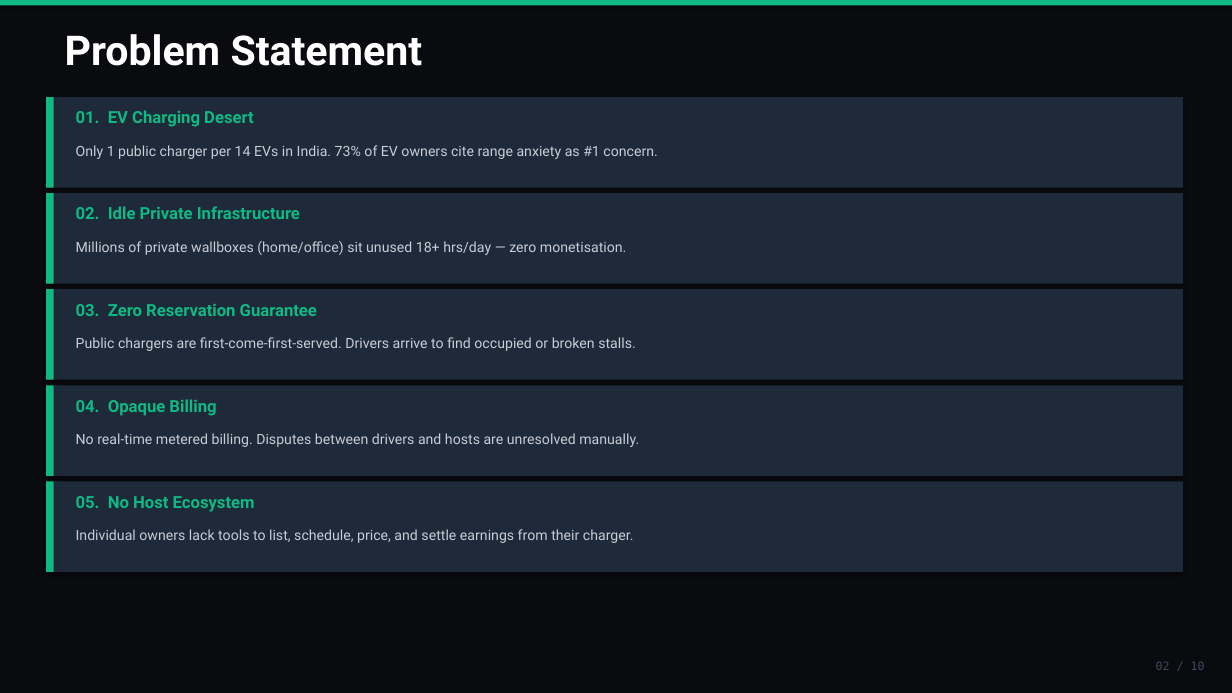
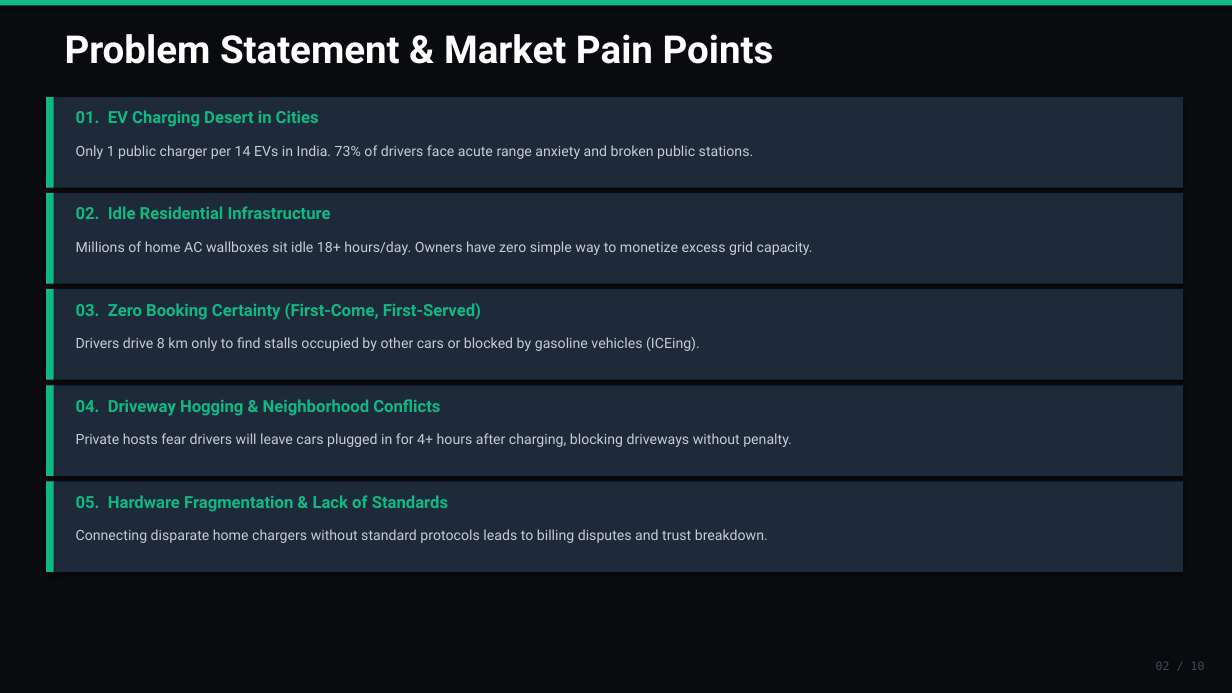
Before and after one commit to Imafrah/Volt-Garage, a slide deck: slide 2 of ImCharge_Techthon2026_Round2_GoodCode.pptx. Drawn at 1232x693 pixels with LibreOffice and Linux fonts; fonts in the diff are those of the drawing. Boxes give left, top, right and bottom in pixels: in the first picture for what was removed or moved away, otherwise in the second. Text is boxed around its words. In the diff, an @@ line names an element or a change of style, - is before the commit and + after.

Commit message:
docs(presentation): update 10-slide deck with Originkit kinetic dock, Gemini Volt Copilot, driveway idle fee engine, and OCPP test bench

```diff
--- a/ImCharge_Techthon2026_Round2_GoodCode.pptx
+++ b/ImCharge_Techthon2026_Round2_GoodCode.pptx
@@ text at bbox=[65, 34, 774, 64]: text changed; size 32 to 30 pt @@
-Problem Statement
+Problem Statement & Market Pain Points
@@ text at bbox=[76, 110, 319, 127]: text changed @@
-01. EV Charging Desert
+01. EV Charging Desert in Cities
@@ text at bbox=[76, 145, 754, 159]: text changed @@
-Only 1 public charger per 14 EVs in India. 73% of EV owners cite range anxiety as #1 concern.
+Only 1 public charger per 14 EVs in India. 73% of drivers face acute range anxiety and broken public stations.
@@ text at bbox=[76, 206, 331, 219]: text changed @@
-02. Idle Private Infrastructure
+02. Idle Residential Infrastructure
@@ text at bbox=[76, 241, 813, 255]: text changed @@
-Millions of private wallboxes (home/office) sit unused 18+ hrs/day — zero monetisation.
+Millions of home AC wallboxes sit idle 18+ hours/day. Owners have zero simple way to monetize excess grid capacity.
@@ text at bbox=[76, 303, 481, 320]: text changed @@
-03. Zero Reservation Guarantee
+03. Zero Booking Certainty (First-Come, First-Served)
@@ text at bbox=[76, 337, 700, 351]: text changed @@
-Public chargers are first-come-first-served. Drivers arrive to find occupied or broken stalls.
+Drivers drive 8 km only to find stalls occupied by other cars or blocked by gasoline vehicles (ICEing).
@@ text at bbox=[76, 399, 440, 416]: text changed @@
-04. Opaque Billing
+04. Driveway Hogging & Neighborhood Conflicts
@@ text at bbox=[76, 433, 792, 447]: text changed @@
-No real-time metered billing. Disputes between drivers and hosts are unresolved manually.
+Private hosts fear drivers will leave cars plugged in for 4+ hours after charging, blocking driveways without penalty.
@@ text at bbox=[76, 495, 448, 512]: text changed @@
-05. No Host Ecosystem
+05. Hardware Fragmentation & Lack of Standards
@@ text at bbox=[76, 529, 768, 543]: text changed @@
-Individual owners lack tools to list, schedule, price, and settle earnings from their charger.
+Connecting disparate home chargers without standard protocols leads to billing disputes and trust breakdown.
```
Also in this commit, not shown: 8 other slides changed, 1 slide added, 1 slide removed.
